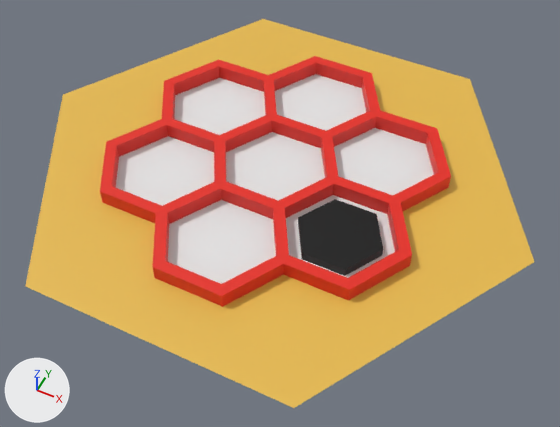
One commit to the Blender file Blender/Hex.blend: the scene before it, then after it.
Before and after are seen from a 50 mm lens placed at (3.85, -10.72, 13.53), pointed at (-1.8, 0.59, -0.61). The axes (+X, +Y, +Z) are drawn at lower left. The lights are the same throughout.

Objects in the first picture: 'Hex', 'World_Grid'.
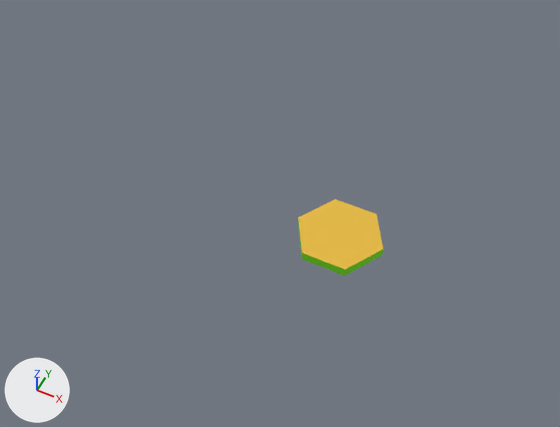
Edits to the bpy script that builds the scene:
```text
Add mat_material_001:
    mat_material_001 = principled_material('Material.001')
    mat_material_001.base_color = (0.184, 0.8, 0.00378)  # green #77e70c
Add mat_material:
    mat_material = principled_material('Material')
    mat_material.base_color = (0.8, 0.491, 0.0437)  # yellow #e7ba3b
Change me_circle_002:
    where me_circle_002.from_pydata(...)  # 20 vertices, 30 faces; spans x -1.04..1.04, y -0.9..0.9, z 0.0..0.23
    used by ob_hex; location = (0.0, 0.0, 0.0)
    me_circle_002 part 1: all 18 faces centred in x -0.69..0.69, y -0.8..0.8, z 0.22 switch from mat_m_black_005 (black #000000) to mat_material (yellow #e7ba3b)
    me_circle_002 part 2: all 12 faces centred in x -0.78..0.78, y -0.9..0.9, z 0.0..0.11 switch from mat_m_black_005 (black #000000) to mat_material_001 (green #77e70c)
Change ob_world_grid:
    add ob_world_grid.hide_set(True)
```

Changed parts and their boxes [x1, y1, x2, y2] in the pictures (560 x 427 px):
'World_Grid', hidden: before [25, 19, 534, 408]
part 1 of me_circle_002, recoloured (black to yellow): [298, 199, 383, 270] in both
part 2 of me_circle_002, recoloured (black to green): [298, 219, 383, 276] in both
